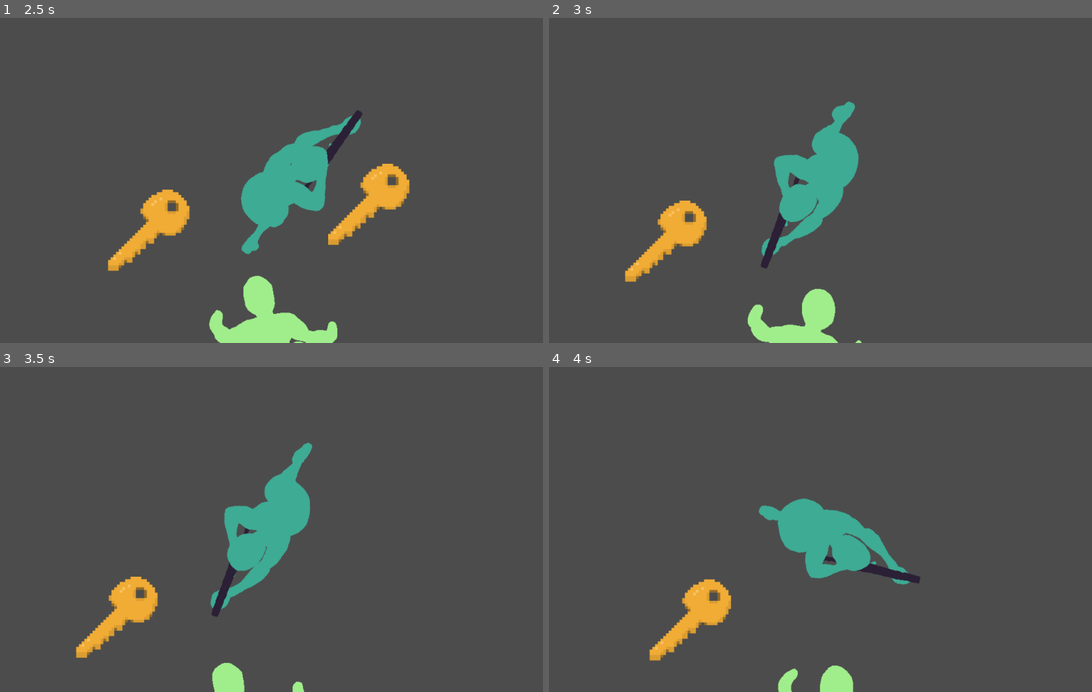
Above: before the commit, frames 1-4 (two rows, left to right).
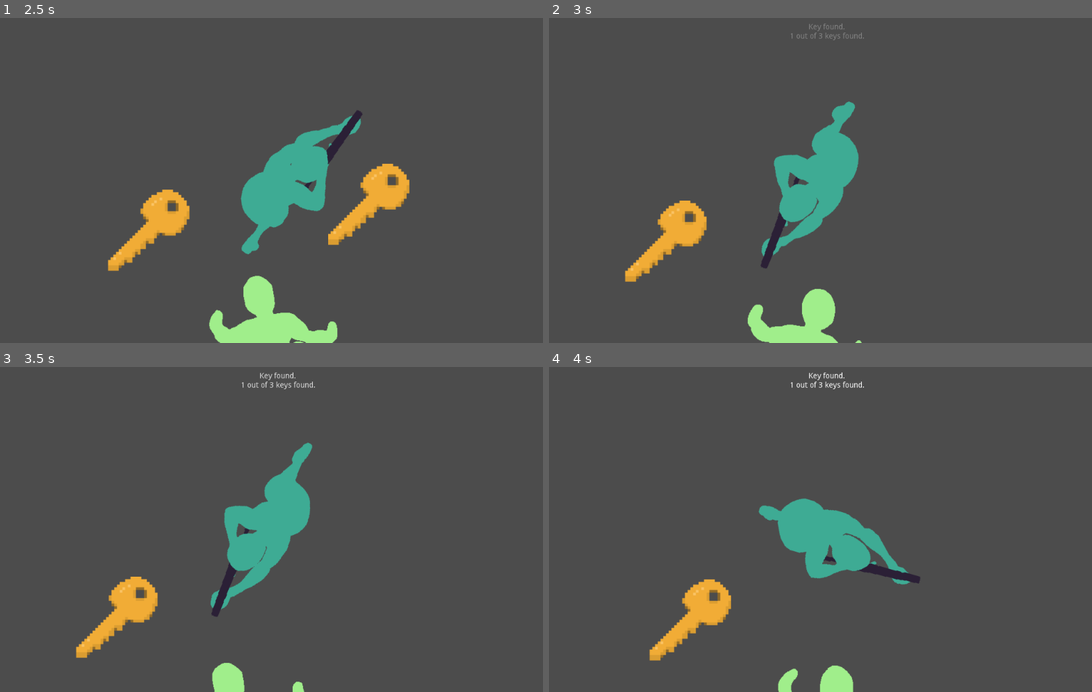
Above: after the commit, the same moments.

Repository: ZeeHatcher/project-vlastos
Game: Godot game, scene res://scenes/main.tscn
Same seed, same stepped clock (60 frames per second), same inputs: the game is played once before the commit and once after it.
Inputs (mouse positions are in pixels of both pictures, inside the frame that each line leads up to):
- Up to frame 1 (2.5 s): tap Enter at 0.5 s; move the mouse to (401, 164) at 0.52 s; press the mouse at (401, 164) at 0.53 s; hold D (right) 0.53-1.28 s; move the mouse to (168, 196) at 1.27 s; release the mouse at (168, 196) at 1.28 s; hold S (down) 1.28-2.03 s; click (168, 196) at 1.35 s; move the mouse to (331, 109) at 2.02 s; press the mouse at (331, 109) at 2.03 s; hold D (right) from 2.03 s (still down)
- Up to frame 2 (3 s): move the mouse to (798, 245) at 2.77 s; release D (right) at 2.78 s; release the mouse at (798, 245) at 2.78 s; hold W (up) from 2.78 s (still down); click (798, 245) at 2.85 s
- Up to frame 3 (3.5 s): keep holding W (up)
- Up to frame 4 (4 s): move the mouse to (994, 578) at 3.52 s; release W (up) at 3.53 s; press the mouse at (994, 578) at 3.53 s; hold A (left) from 3.53 s (still down)

Frame 1 is identical in both runs. In frame 2, 0.1% of the frame differs, in the area x 44-59%, y 1-7%; in frame 3, 0.2%; in frame 4, 0.2%.

Commit message:
help text when collecting keys and exiting

Diff:
--- a/scenes/main.gd
+++ b/scenes/main.gd
@@ -6,6 +6,8 @@
 export(int) var keys_count = 3
 
 var _keys_collected = 0
+
+onready var _help_text = $CanvasLayer/UI/HelpText
 
 
 func _ready():
@@ -43,12 +45,19 @@
 
 
 func _on_Key_collected():
-	print("collected")
 	_keys_collected += 1
+
+	var text = ""
+	if _keys_collected == keys_count:
+		text = "You have found all the keys!\nFind the exit and escape!"
+	else:
+		text = "Key found.\n%d out of %d keys found." % [_keys_collected, keys_count]
+
+	_help_text.show_text(text)
 
 
 func _on_Exit_body_entered(body):
 	if _keys_collected == keys_count:
 		_win()
 	else:
-		print("not enough keys")
+		_help_text.show_text("You need to find all the keys to escape.\n%d out of %d keys found." % [_keys_collected, keys_count])
--- a/scenes/main.tscn
+++ b/scenes/main.tscn
@@ -1,14 +1,23 @@
-[gd_scene load_steps=5 format=2]
+[gd_scene load_steps=6 format=2]
 
 [ext_resource path="res://entities/player/player.tscn" type="PackedScene" id=1]
 [ext_resource path="res://entities/enemy/enemy.tscn" type="PackedScene" id=2]
 [ext_resource path="res://scenes/main.gd" type="Script" id=3]
+[ext_resource path="res://ui/help_text.tscn" type="PackedScene" id=4]
 
 [sub_resource type="RectangleShape2D" id=1]
 extents = Vector2( 54, 128 )
 
 [node name="Main" type="Node2D"]
 script = ExtResource( 3 )
+
+[node name="CanvasLayer" type="CanvasLayer" parent="."]
+
+[node name="UI" type="Control" parent="CanvasLayer"]
+anchor_right = 1.0
+anchor_bottom = 1.0
+
+[node name="HelpText" parent="CanvasLayer/UI" instance=ExtResource( 4 )]
 
 [node name="KeyLocations" type="Node2D" parent="."]
 
